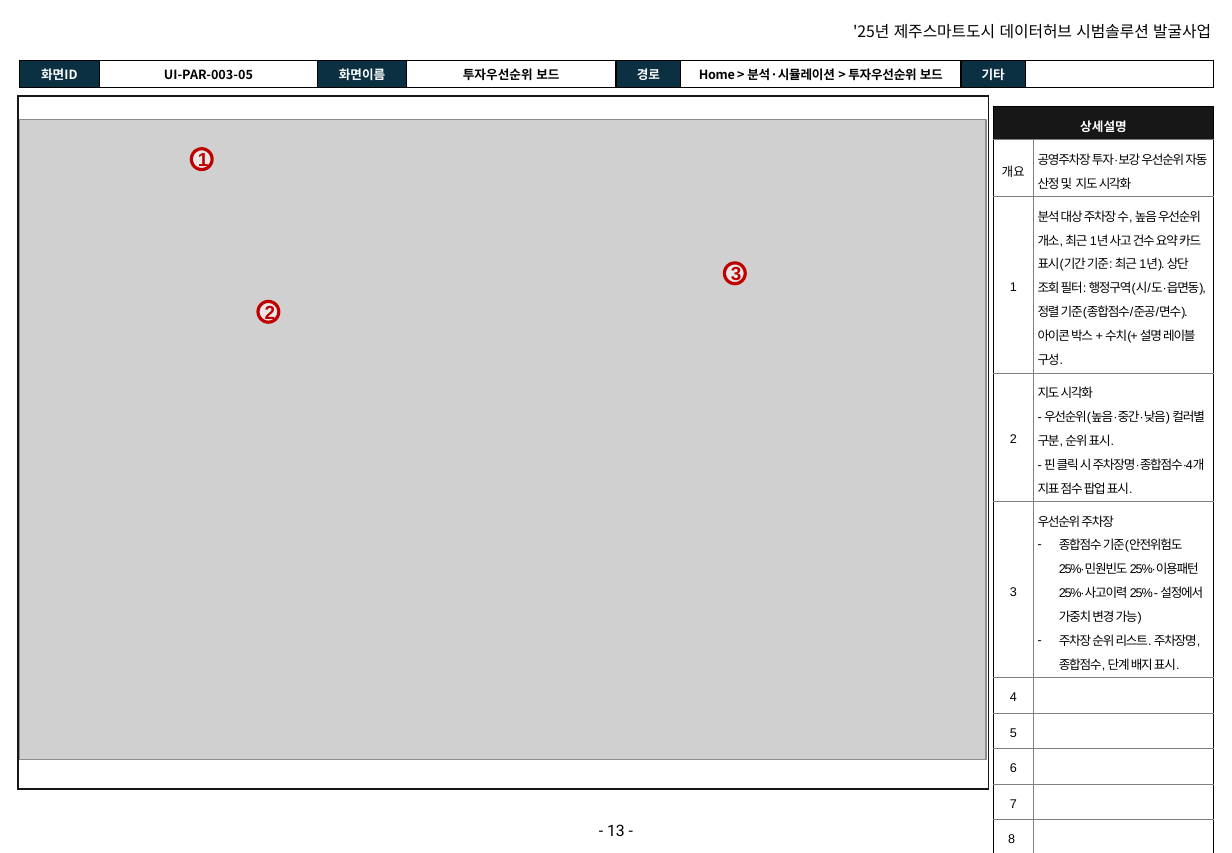
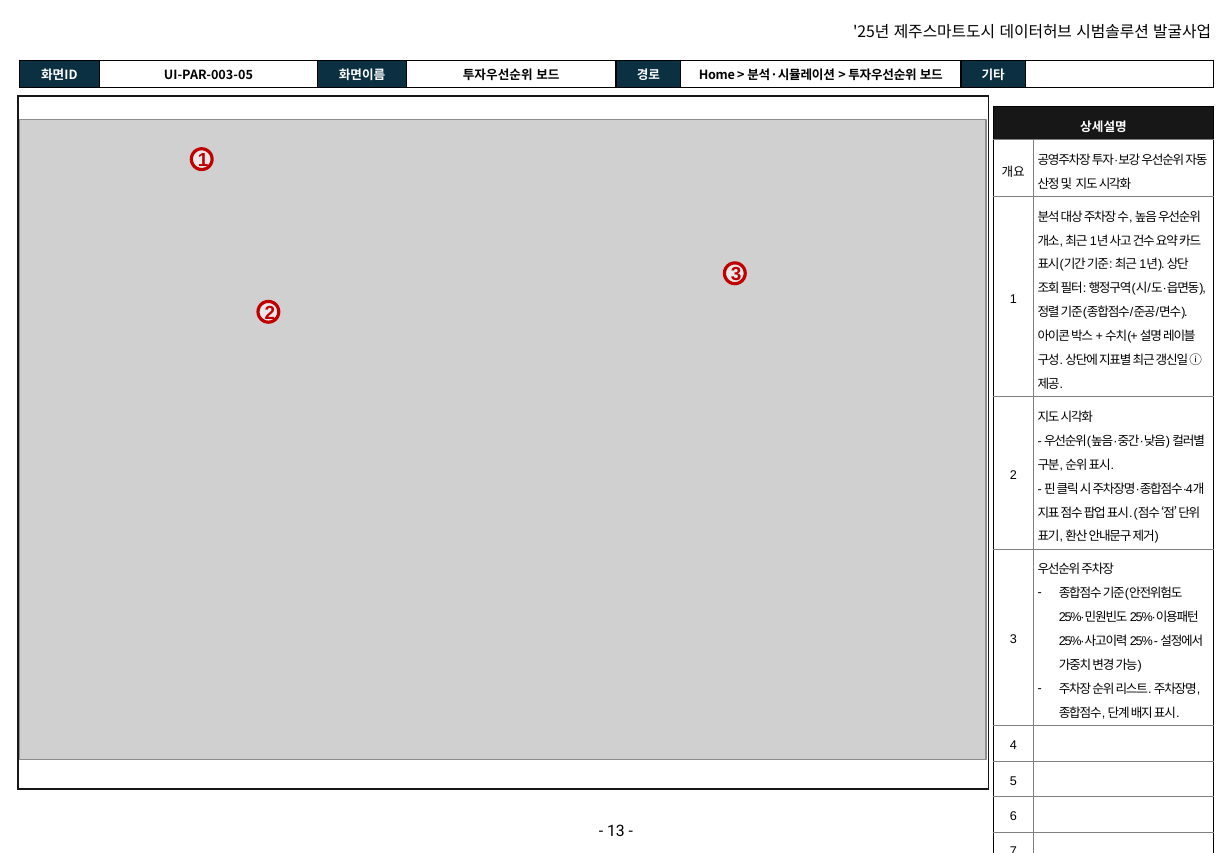
Before and after one commit to innopamSolution/jeju-datahub, a slide deck: slide 13 of Audit/JJ_PD_IP_D04_화면설계서_v1.6_이노팸.pptx. Drawn at 1232x853 pixels with LibreOffice and Linux fonts; fonts in the diff are those of the drawing; grey boxes stand for pictures; background and template pictures are left out. Boxes give left, top, right and bottom in pixels: in the first picture for what was removed or moved away, otherwise in the second. Text is boxed around its words. In the diff, an @@ line names an element or a change of style, - is before the commit and + after.

```diff
--- a/Audit/JJ_PD_IP_D04_화면설계서_v1.6_이노팸.pptx
+++ b/Audit/JJ_PD_IP_D04_화면설계서_v1.6_이노팸.pptx
@@ table at <box>994,107,1215,824</box> @@
-row 3, column 2: 분석 대상 주차장 수, 높음 우선순위 개소, 최근 1년 사고 건수 요약 카드 표시(기간 기준: 최근 1년). 상단 조회 필터: 행정구역(시/도·읍면동), 정렬 기준(종합점수/준공/면수). 아이콘 박스 + 수치(+ 설명 레이블 구성.
+row 3, column 2: 분석 대상 주차장 수, 높음 우선순위 개소, 최근 1년 사고 건수 요약 카드 표시(기간 기준: 최근 1년). 상단 조회 필터: 행정구역(시/도·읍면동), 정렬 기준(종합점수/준공/면수). 아이콘 박스 + 수치(+ 설명 레이블 구성. 상단에 지표별 최근 갱신일 ⓘ 제공.
-row 4, column 2: 지도 시각화 / - 우선순위(높음·중간·낮음) 컬러별 구분, 순위 표시. / - 핀 클릭 시 주차장명·종합점수·4개 지표 점수 팝업 표시.
+row 4, column 2: 지도 시각화 / - 우선순위(높음·중간·낮음) 컬러별 구분, 순위 표시. / - 핀 클릭 시 주차장명·종합점수·4개 지표 점수 팝업 표시. (점수 ‘점’ 단위 표기, 환산 안내문구 제거)
```
Also in this commit, not shown: 3 other slides changed.
